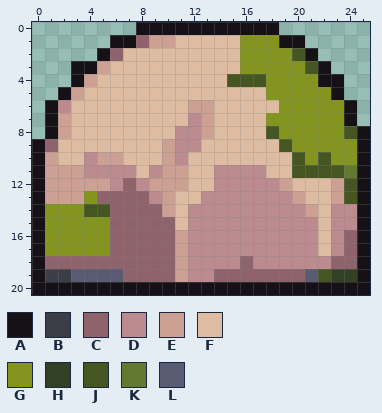
Edited in one commit: pixel-art file (art/source/park_stone/park_stone.aseprite). This is how it looked before the edit.
26x21 pixels, 1 frame.
Palette (. is transparent): A #151116  B #3b3e47  C #8f636c  D #bc8b8f  E #cca093  F #debca1  G #83951e  H #324025  J #465623  K #647930  L #585b71
Pixels before, first column x 0:
 0 ........AAAAAAAAAAA.......
 1 ......AACEEFFFFFGGGAA.....
 2 .....ACFFFFFFFFFGGGGJA....
 3 ...AAEFFFFFFFFFFGGGGGJA...
 4 ...AEFFFFFFFFFFJJJGGGGAA..
 5 ..AEFFFFFFFFFFFFFFGGGGGA..
 6 .ADFFFFFFFFFEEFFFFFGGGGGA.
 7 .AEFFFFFFFFFDEFFFFGGGGGGA.
 8 .AEFFFFFFFFDDEFFFFJGGGGGJA
 9 ACFFFFFFFFEDDFFFFFFJGGGGGA
10 AEFFDEEFFFEDFFFFFFFFJGJGGA
11 AEEEDDDDFDEEFFDDDDFFJJJJKA
12 AEEEEEDCDEEEFFDDDDDEFFFEJA
13 AEEEGCCCCDEFFDDDDDDDEFFEJA
14 AGGGJJCCCCEFDDDDDDDDDEFDDA
15 AGGGGGCCCCCFDDDDDDDDDDFDDA
16 AGGGGGCCCCCEDDDDDDDDDDFDCA
17 AGGGGGCCCCCEDDDDDDDDDDFDCA
18 ACCCCCCCCCCEDDDDCDDDDDDCCA
19 ABBLLLLCCCCEDDCCCCCCCLJHHA
20 AAAAAAAAAAAAAAAAAAAAAAAAAA
The same view after the edit:
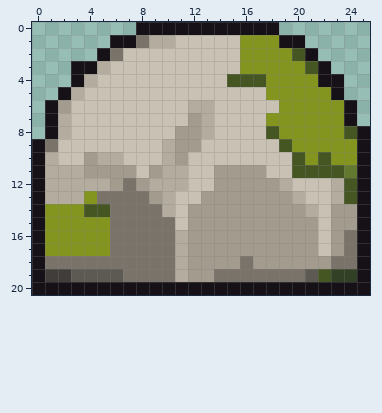
The edit:
colour B: #3b3e47 -> #403d3a
colour C: #8f636c -> #7a736a
colour D: #bc8b8f -> #a39b8e
colour E: #cca093 -> #b3ac9f
colour F: #debca1 -> #c9c2b4
colour L: #585b71 -> #5d5953
Pixel boxes of the changes (left, top, right, bottom) in both pictures:
changed: (45, 35, 357, 282)
